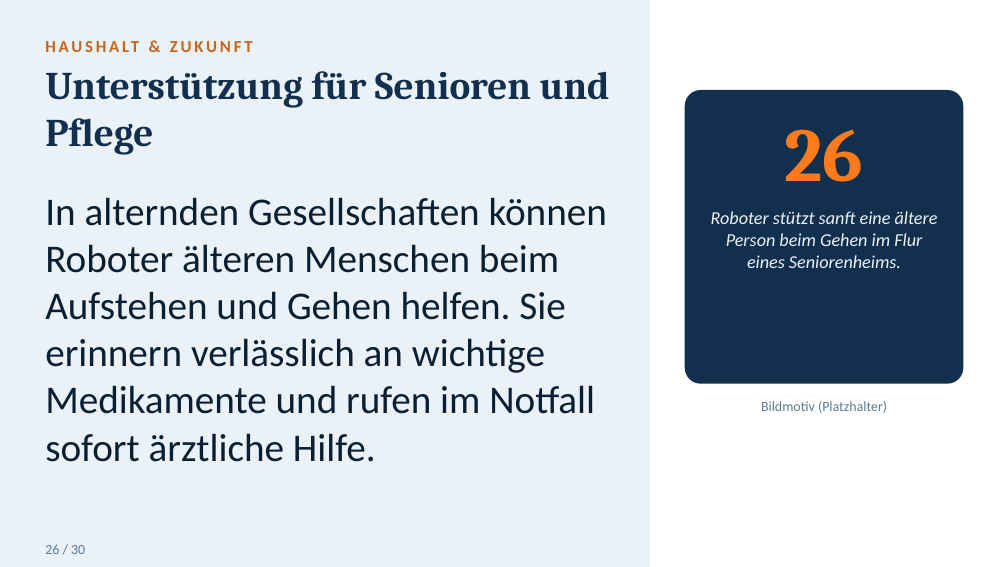
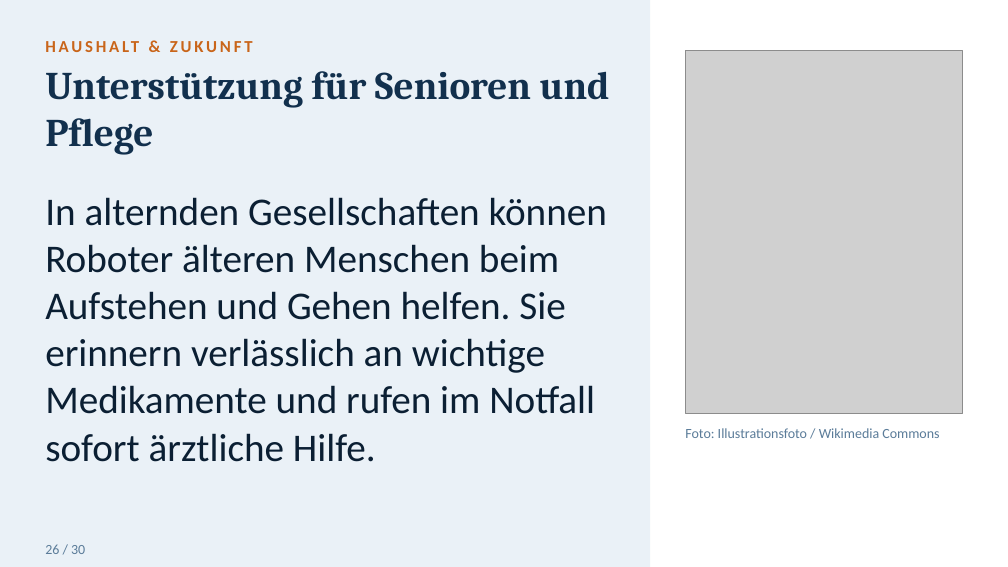
Before and after one commit to toshkaraf/tagesf-rderst-tte, a slide deck: slide 27 of Humanoide_Roboter_gross.pptx. Drawn at 1008x567 pixels with LibreOffice and Linux fonts; fonts in the diff are those of the drawing; grey boxes stand for pictures. Boxes give left, top, right and bottom in pixels: in the first picture for what was removed or moved away, otherwise in the second. Text is boxed around its words. In the diff, an @@ line names an element or a change of style, - is before the commit and + after.

```diff
--- a/Humanoide_Roboter_gross.pptx
+++ b/Humanoide_Roboter_gross.pptx
@@ picture added at [685, 50, 963, 413] @@
@@ rounded rectangle removed at [685, 91, 963, 383] @@
@@ text removed at [785, 129, 864, 182] @@
-26
@@ text removed at [711, 211, 938, 268] @@
-Roboter stützt sanft eine ältere Person beim Gehen im Flur eines Seniorenheims.
@@ text removed at [761, 401, 887, 413] @@
-Bildmotiv (Platzhalter)
@@ text added at [685, 428, 939, 438], 10 pt, text #5B7C99 @@
+Foto: Illustrationsfoto / Wikimedia Commons
```
Also in this commit, not shown: 12 other slides changed.
